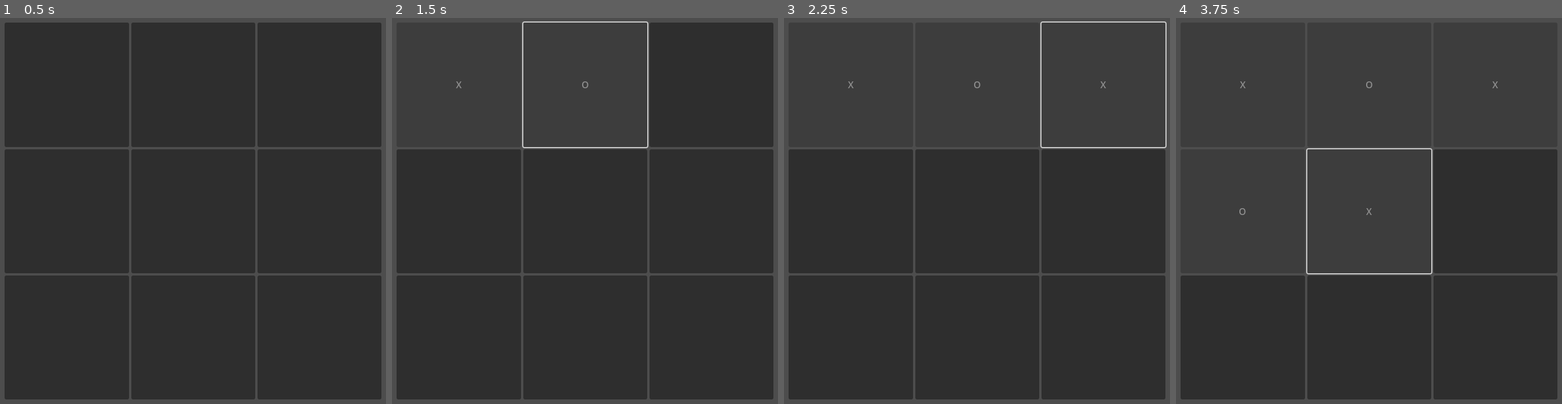
Above: before the commit, frames 1-4 (left to right).
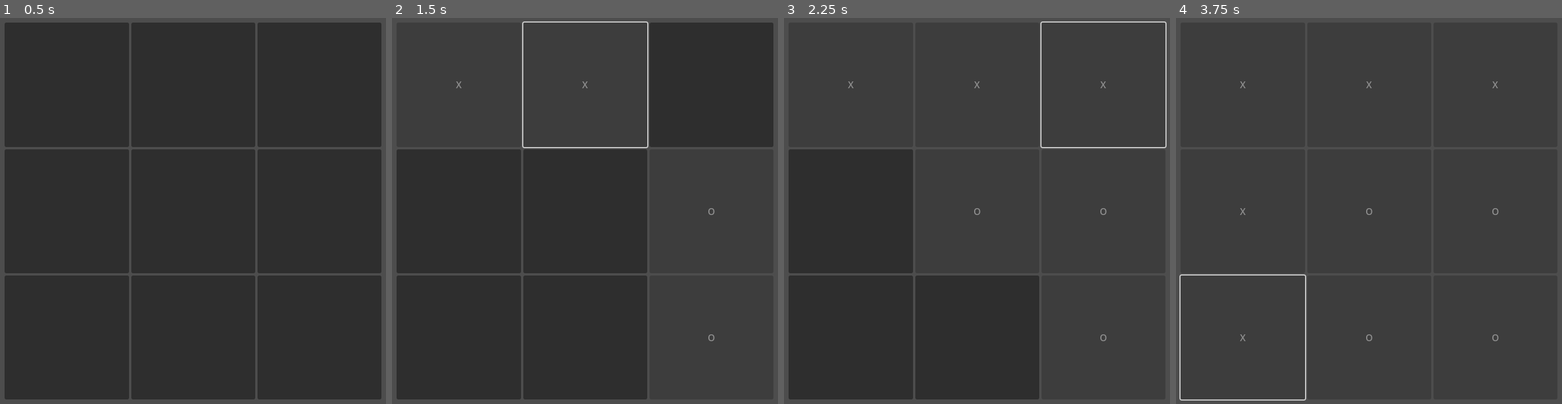
Above: after the commit, the same moments.

Repository: ValKittra/tic-tac-toe
Game: Godot game, scene res://tic.tscn
The game is run twice, just before and just after one commit, with the same random seed, the same clock (stepped at 60 frames per second) and the same inputs.
Inputs (mouse positions are in pixels of both pictures, inside the frame that each line leads up to; where the layout moved, square brackets give the same spot in the first picture):
- Up to frame 1 (0.5 s): no input
- Up to frame 2 (1.5 s): click (457, 83) at 0.5 s; click (585, 83) at 1.25 s
- Up to frame 3 (2.25 s): click (1104, 83) at 2 s
- Up to frame 4 (3.75 s): click (1241, 211) at 2.75 s; click (1241, 338) [1369, 211] at 3.5 s

Frame 1 is identical in both runs. In frame 2, less than 0.1% of the frame differs, in the area x 49-84%, y 16-84%; in frame 3, less than 0.1%; in frame 4, 0.9%, in the area x 0-84%, y 16-100%.

Commit message:
added computer

Diff:
--- a/script/game.gd
+++ b/script/game.gd
@@ -2,11 +2,24 @@
 
 @onready var buttons = $MarginContainer/AspectRatioContainer/GridContainer.get_children()
 
-var current_player
+var player = cell_X
+var computer_player
+var computer_button
 const tictactoe = ["X", "O"]
 const cell_X = "X"
 const cell_O = "O"
 const cell_zero = ""
+var board = ["", "", "", "", "", "", "", "", ""]
+var wins = [
+	[0, 1, 2],  # top row
+	[3, 4, 5],  # middle row
+	[6, 7, 8],  # bottom row
+	[0, 3, 6],  # left column
+	[1, 4, 7],  # middle column
+	[2, 5, 8],  # right column
+	[0, 4, 8],  # diagonal
+	[2, 4, 6]   # other diagonal
+]
 
 # Called when the node enters the scene tree for the first time.
 func _ready() -> void:
@@ -23,14 +36,36 @@
 
 func _on_button_click(button_num, button) -> void:
 	#button.text = tictactoe.pick_random()
-	button.text = current_player
+	button.text = player
 	#playing in turns, two players
-	current_player = cell_X if current_player == cell_O else cell_O
 	button.disabled = true
+	check_for_win()
+	computer_play()
 
 
+func computer_play():
+
+	var available_buttons = []
+	for b in buttons:
+		if not b.disabled:
+			available_buttons.append(b)
+
+	if available_buttons.is_empty():
+		return
+
+	var computer_button = available_buttons.pick_random()
+	computer_button.text = cell_O
+	computer_button.disabled = true
+
+func check_for_win():
+	for combo in wins:
+		if board[combo[0]] != "" and board[combo[0]] == board[combo[1]] and board[combo[1]] == board[combo[2]]:
+			print("win")
+			return true
+	return false
+
 func reset_game():
-	current_player = cell_X
+	pass
 
 
 
--- a/tic.tscn
+++ b/tic.tscn
@@ -1,6 +1,13 @@
-[gd_scene load_steps=2 format=3 uid="uid://bf67mk32ohh8p"]
+[gd_scene load_steps=3 format=3 uid="uid://bf67mk32ohh8p"]
 
 [ext_resource type="Script" uid="uid://so3uadkx5t2a" path="res://script/game.gd" id="1_6fb7r"]
+
+[sub_resource type="StyleBoxFlat" id="StyleBoxFlat_6fb7r"]
+bg_color = Color(0, 0.6431373, 0.91764706, 1)
+corner_radius_top_left = 50
+corner_radius_top_right = 50
+corner_radius_bottom_right = 50
+corner_radius_bottom_left = 50
 
 [node name="Control" type="Control"]
 layout_mode = 3
@@ -10,6 +17,53 @@
 grow_horizontal = 2
 grow_vertical = 2
 script = ExtResource("1_6fb7r")
+
+[node name="Control" type="Control" parent="."]
+layout_mode = 1
+anchors_preset = 8
+anchor_left = 0.5
+anchor_top = 0.5
+anchor_right = 0.5
+anchor_bottom = 0.5
+offset_left = -20.0
+offset_top = -20.0
+offset_right = 20.0
+offset_bottom = 20.0
+grow_horizontal = 2
+grow_vertical = 2
+
+[node name="PanelContainer" type="PanelContainer" parent="Control"]
+visible = false
+custom_minimum_size = Vector2(250, 100)
+layout_mode = 1
+anchors_preset = 8
+anchor_left = 0.5
+anchor_top = 0.5
+anchor_right = 0.5
+anchor_bottom = 0.5
+offset_left = -20.0
+offset_top = -20.0
+offset_right = 20.0
+offset_bottom = 20.0
+grow_horizontal = 2
+grow_vertical = 2
+theme_override_styles/panel = SubResource("StyleBoxFlat_6fb7r")
+
+[node name="Label" type="Label" parent="Control/PanelContainer"]
+visible = false
+layout_mode = 2
+text = "Choose what you play"
+
+[node name="buttonX" type="Button" parent="Control/PanelContainer/Label"]
+visible = false
+layout_mode = 0
+offset_right = 8.0
+offset_bottom = 8.0
+
+[node name="buttonO" type="Button" parent="Control/PanelContainer/Label"]
+layout_mode = 0
+offset_right = 8.0
+offset_bottom = 8.0
 
 [node name="MarginContainer" type="MarginContainer" parent="."]
 layout_mode = 1
